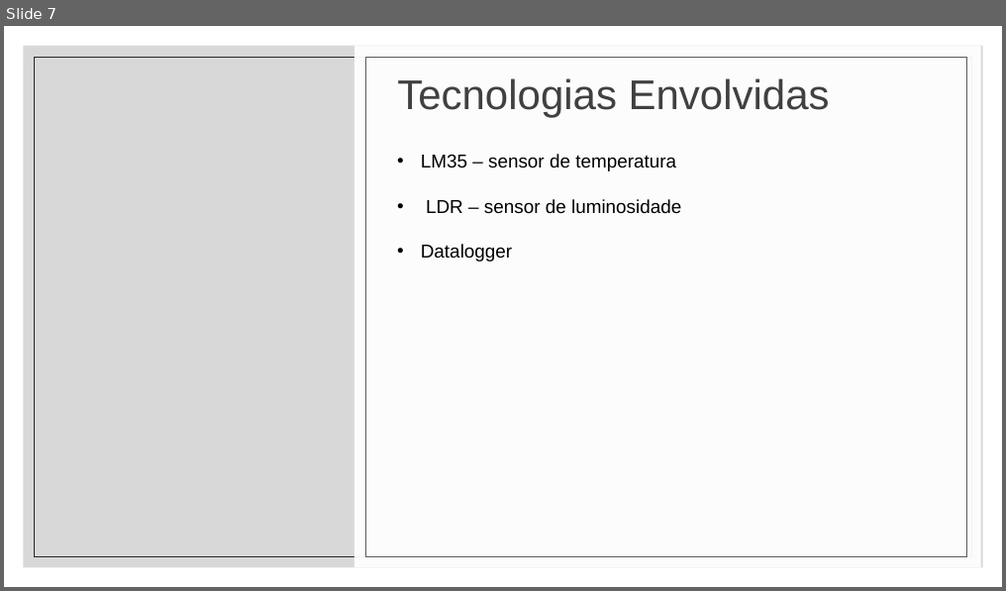
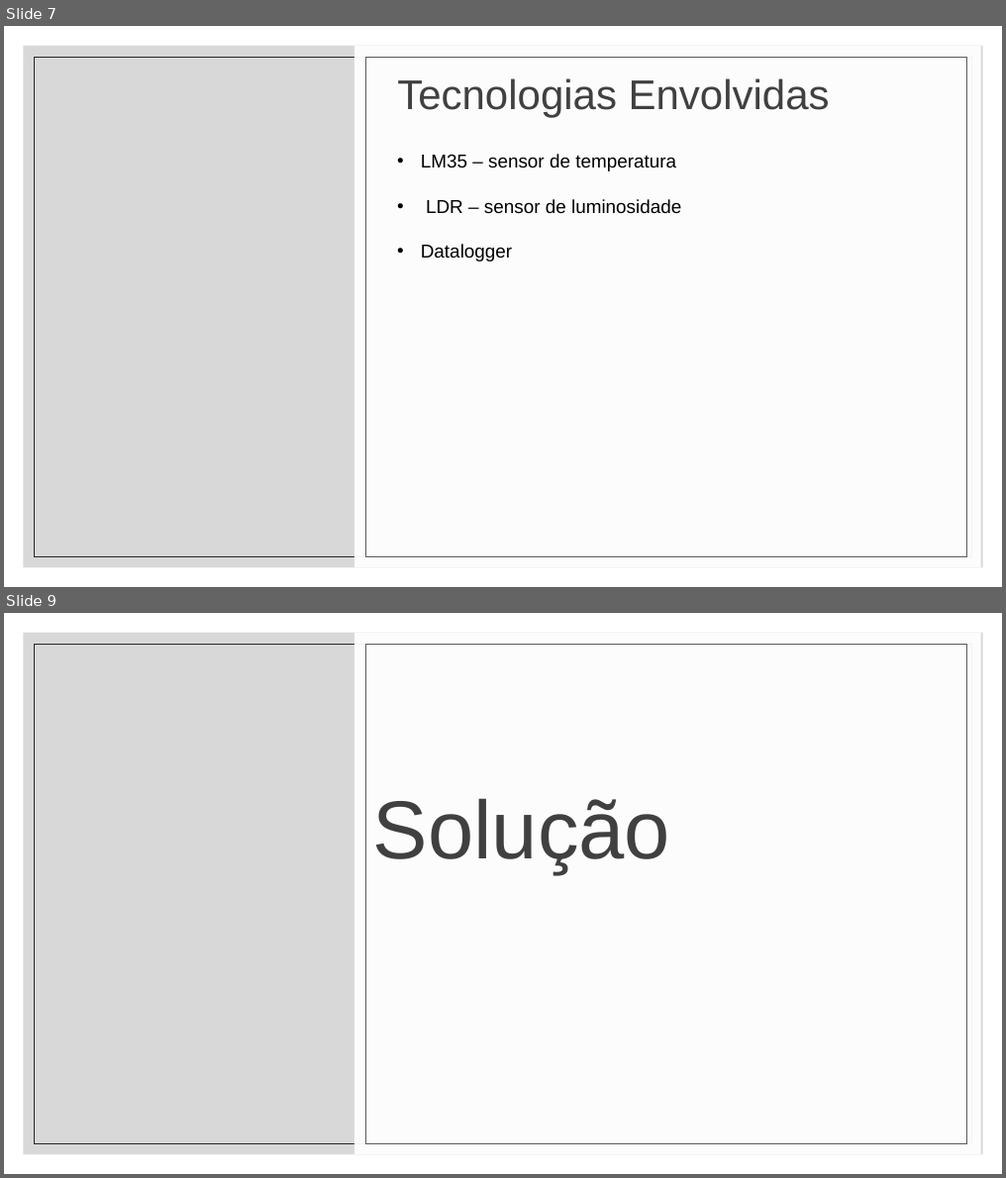
Before and after one commit to Roberto-Gomes-hub/-GroonTec, a slide deck: apresentacao/contextualizacao.pptx. Shown one above the other, each under a label of ours: slide 7 before the commit, slides 7 and 9 after it; the slides between them are not shown. The pictures are 1006x591 and 1006x1178 pixels, drawn with LibreOffice and Linux fonts; fonts in the diff are those of the drawing; background and template pictures are left out. Boxes give left, top, right and bottom in pixels: in the first picture for what was removed or moved away, otherwise in the second. Text is boxed around its words. In the diff, an @@ line names an element or a change of style, - is before the commit and + after.

```diff
--- a/apresentacao/contextualizacao.pptx
+++ b/apresentacao/contextualizacao.pptx
@@ slide 9 added at [4,613,1002,1174], background picture (left out); not listed: 2 template elements that a slide beside it also shows @@
@@ rectangle added at [354,633,981,1155], fill #FFFFFF at 94% opacity @@
@@ rectangle added at [365,644,966,1144], outline #595959 0.5 pt @@
@@ title added at [373,798,670,873], 79.2 pt, text #404040 @@
+Solução
```
Also in this commit, not shown: 1 other slide added, 5 other files.
